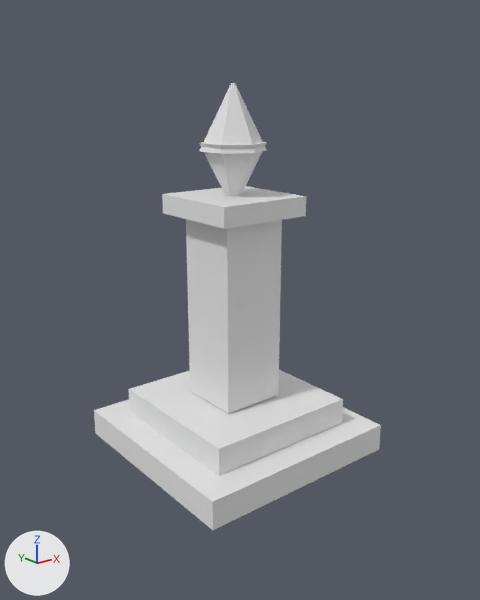
Two versions of the FBX model Assets/Art/Models/Buildings/Shrine.fbx, one commit apart.
Camera for both pictures: a camera (50 mm lens) standing at (-2.09, -2.66, 1.9) and looking at (-0.02, -0.08, 0.87). The axes (+X, +Y, +Z) are drawn at lower left. The lights are the same throughout. The picture after the commit comes second. Where no turn or scale is listed for an object, it has been applied to the vertices.

Script lines for the objects in view, before the commit:
```python
me_cube = bpy.data.meshes.new('Cube')
me_cube.from_pydata(...)  # a box spanning x -0.57..0.57, y -0.57..0.57, z 0.0..0.15, material slot 0; a box spanning x -0.43..0.43, y -0.43..0.43, z 0.14..0.3, material slot 1; a box spanning x -0.17..0.17, y -0.17..0.18, z 0.3..1.3, material slot 1; a box spanning x -0.26..0.26, y -0.26..0.26, z 1.3..1.4, material slot 0; a 6-sided cut cone along z (radius 0.17 at the low end, 0.01 at the high end) spanning x -0.15..0.15, y -0.17..0.17, z 1.62..1.94, material slot 2; a 6-sided cut cone along z (radius 0.01 at the low end, 0.17 at the high end) spanning x -0.15..0.15, y -0.17..0.17, z 1.34..1.66, material slot 2
me_cube.materials.append(mat_stonedark)  # white #e7e7e7
me_cube.materials.append(mat_stone)  # white #e7e7e7
me_cube.materials.append(mat_crystal)  # white #e7e7e7
ob_shrine = bpy.data.objects.new('Shrine', me_cube)
ob_shrine.location = (0.0, 0.0, 0.0)
```
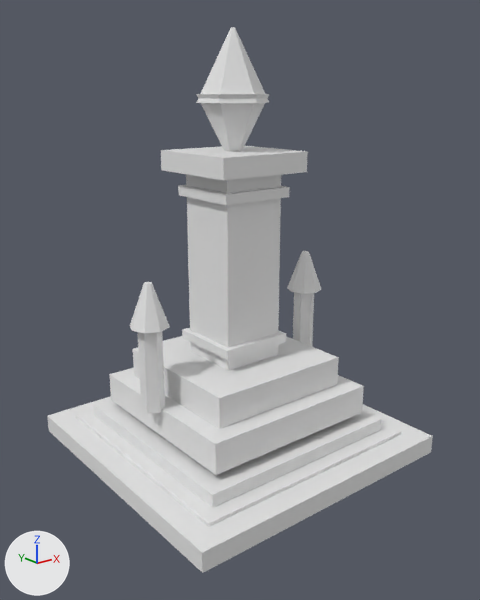
Location of each change, [x1, y1, x2, y2] in pixels of the pictures (480 x 600 px; the box of a moved part takes in the faces that stretch with it):
'Shrine', reshaped (34% wider, 22% taller)
    before: [94, 83, 381, 530]
    after: [47, 27, 433, 573]
part 1 of me_cube, added
    after: [47, 396, 433, 573]
part 2 of me_cube, added
    after: [75, 409, 401, 527]
part 3 of me_cube, added
    after: [94, 400, 381, 508]
part 4 of me_cube, added
    after: [109, 368, 364, 475]
part 5 of me_cube, added
    after: [133, 336, 339, 429]
part 6 of me_cube, moved or reshaped
    before: [186, 219, 282, 414]
    after: [186, 174, 281, 370]
part 7 of me_cube, added
    after: [182, 328, 286, 360]
part 8 of me_cube, added
    after: [178, 185, 290, 205]
part 9 of me_cube, moved or reshaped
    before: [162, 186, 306, 229]
    after: [161, 146, 308, 180]
part 10 of me_cube, moved or reshaped
    before: [200, 83, 267, 154]
    after: [196, 27, 269, 103]
part 11 of me_cube, moved or reshaped
    before: [199, 142, 267, 196]
    after: [196, 94, 269, 152]
part 12 of me_cube, added
    after: [138, 332, 165, 413]
part 13 of me_cube, added
    after: [130, 282, 170, 333]
part 14 of me_cube, added
    after: [293, 292, 314, 346]
part 15 of me_cube, added
    after: [287, 251, 321, 294]
part 16 of me_cube, deleted
    before: [94, 399, 381, 530]
part 17 of me_cube, deleted
    before: [129, 370, 343, 476]

Diff of the bpy script that builds the scene:
```diff
--- a/Assets/Art/Models/Buildings/Shrine.fbx.py
+++ b/Assets/Art/Models/Buildings/Shrine.fbx.py
@@ mat_gold @@
+mat_gold = principled_material('Gold')
+mat_gold.base_color = (0.8, 0.8, 0.8)  # white #e7e7e7
@@ mat_gemcyan @@
+mat_gemcyan = principled_material('GemCyan')
+mat_gemcyan.base_color = (0.8, 0.8, 0.8)  # white #e7e7e7
@@ mat_metal @@
+mat_metal = principled_material('Metal')
+mat_metal.base_color = (0.8, 0.8, 0.8)  # white #e7e7e7
@@ mat_fire @@
+mat_fire = principled_material('Fire')
+mat_fire.base_color = (0.8, 0.8, 0.8)  # white #e7e7e7
@@ me_cube @@
 # used by ob_shrine; location = (0.0, 0.0, 0.0)
-me_cube.from_pydata(...)  # 56 vertices, 40 faces; spans x -0.57..0.57, y -0.57..0.57, z 0.0..1.94
+me_cube.from_pydata(...)  # 162 vertices, 118 faces; spans x -0.77..0.77, y -0.77..0.77, z 0.0..2.19
+# me_cube part 1: a new loose piece, a box spanning x -0.77..0.77, y -0.77..0.77, z 0.0..0.1, in mat_stonedark (white #e7e7e7)
+# me_cube part 2: a new loose piece, a box spanning x -0.655..0.655, y -0.655..0.655, z 0.082..0.118, in mat_gold (white #e7e7e7)
+# me_cube part 3: a new loose piece, a box spanning x -0.575..0.575, y -0.575..0.575, z 0.095..0.185, in mat_stone (white #e7e7e7)
+# me_cube part 4: a new loose piece, a box spanning x -0.5..0.5, y -0.5..0.5, z 0.22..0.38, in mat_stonedark (white #e7e7e7)
+# me_cube part 5: a new loose piece, a box spanning x -0.4..0.4, y -0.4..0.4, z 0.38..0.54, in mat_stone (white #e7e7e7)
+# me_cube part 6: the loose piece of 8 vertices spanning x -0.17..0.17, y -0.17..0.18, z 0.3..1.3 is moved by (0.0, 0.0, 0.22)
+# me_cube part 7: a new loose piece, a box spanning x -0.2..0.2, y -0.2..0.2, z 0.615..0.665, in mat_gold (white #e7e7e7)
+# me_cube part 8: a new loose piece, a box spanning x -0.2..0.2, y -0.2..0.2, z 1.395..1.445, in mat_gold (white #e7e7e7)
+# me_cube part 9: the loose piece of 8 vertices spanning x -0.26..0.26, y -0.26..0.26, z 1.3..1.4 is moved by (0.0, 0.0, 0.22)
+# me_cube part 10: the loose piece of 12 vertices spanning x -0.15..0.15, y -0.17..0.17, z 1.62..1.94 is moved by (0.0, 0.0, 0.24)
+# me_cube part 11: the loose piece of 12 vertices spanning x -0.15..0.15, y -0.17..0.17, z 1.34..1.66 is moved by (0.0, 0.0, 0.22)
+# me_cube part 12: a new loose piece, a 6-sided cylinder along z spanning x -0.57..-0.47, y -0.06..0.06, z 0.37..0.87, in mat_metal (white #e7e7e7)
+# me_cube part 13: a new loose piece, an 8-sided cut cone along z (radius 0.1 at the low end, 0.02 at the high end) spanning x -0.62..-0.42, y -0.1..0.1, z 0.81..1.03, in mat_fire (white #e7e7e7)
+# me_cube part 14: a new loose piece, a 6-sided cylinder along z spanning x 0.47..0.57, y -0.06..0.06, z 0.37..0.87, in mat_metal (white #e7e7e7)
+# me_cube part 15: a new loose piece, an 8-sided cut cone along z (radius 0.1 at the low end, 0.02 at the high end) spanning x 0.42..0.62, y -0.1..0.1, z 0.81..1.03, in mat_fire (white #e7e7e7)
+# me_cube part 16: the loose piece of 8 vertices spanning x -0.57..0.57, y -0.57..0.57, z 0.0..0.15 is deleted
+# me_cube part 17: the loose piece of 8 vertices spanning x -0.43..0.43, y -0.43..0.43, z 0.14..0.3 is deleted
+# other edits to the shape of me_cube do not show in these pictures
 me_cube.materials.append(mat_stonedark)
@@ me_cube @@
 me_cube.materials.append(mat_crystal)
+me_cube.materials.append(mat_gold)  # white #e7e7e7
+me_cube.materials.append(mat_gemcyan)  # white #e7e7e7
+me_cube.materials.append(mat_metal)  # white #e7e7e7
+me_cube.materials.append(mat_fire)  # white #e7e7e7
```
